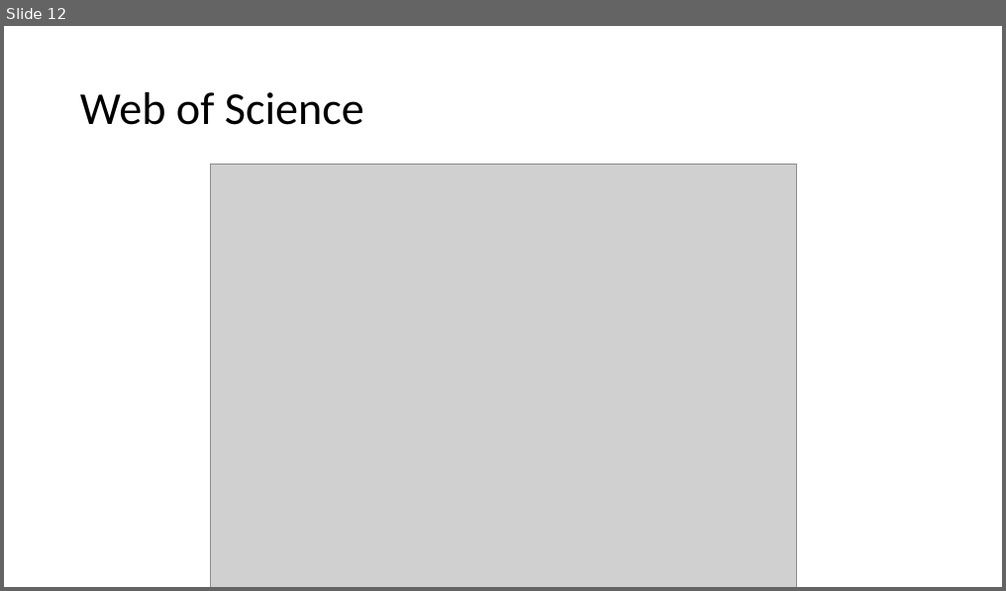
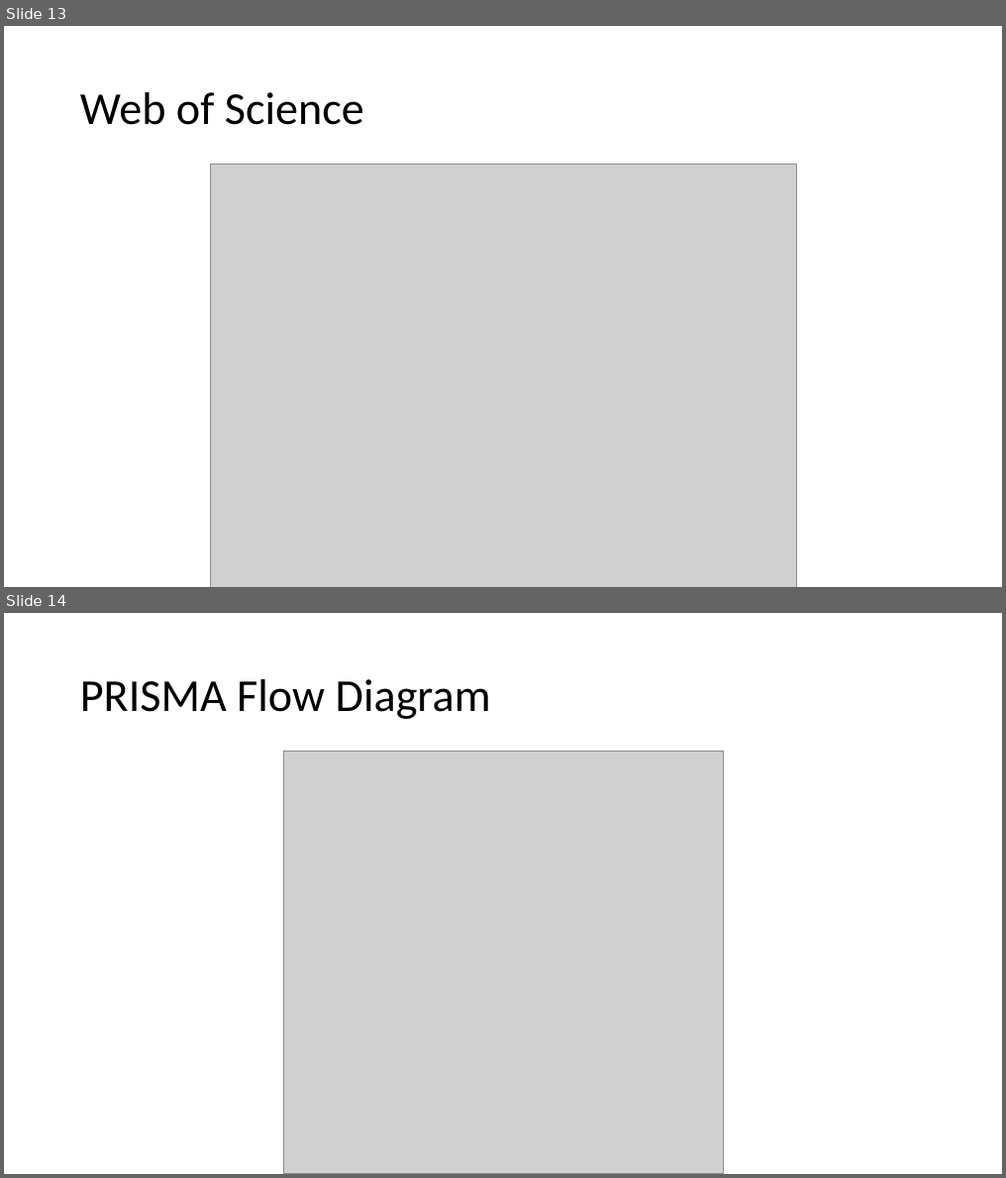
Before and after one commit to BruceChen034020/EstrogenImmunomodulationSystematicReview, a slide deck: Estrogen as an immunomodulator and its role in.pptx. Shown one above the other, each under a label of ours: slide 12 before the commit, slides 13 and 14 after it. The pictures are 1006x591 and 1006x1178 pixels, drawn with LibreOffice and Linux fonts; fonts in the diff are those of the drawing; grey boxes stand for pictures. Boxes give left, top, right and bottom in pixels: in the first picture for what was removed or moved away, otherwise in the second. Text is boxed around its words. In the diff, an @@ line names an element or a change of style, - is before the commit and + after.

```diff
--- a/Estrogen as an immunomodulator and its role in.pptx
+++ b/Estrogen as an immunomodulator and its role in.pptx
@@ slide 14 added at box(4, 613, 1002, 1174), background #FFFFFF @@
@@ title added at box(80, 679, 491, 719), 44 pt, text #000000 @@
+PRISMA Flow Diagram
@@ picture added at box(283, 752, 724, 1174) @@
@@ what was slide 12 is now slide 13 @@
```
Also in this commit, not shown: 1 other slide added.
